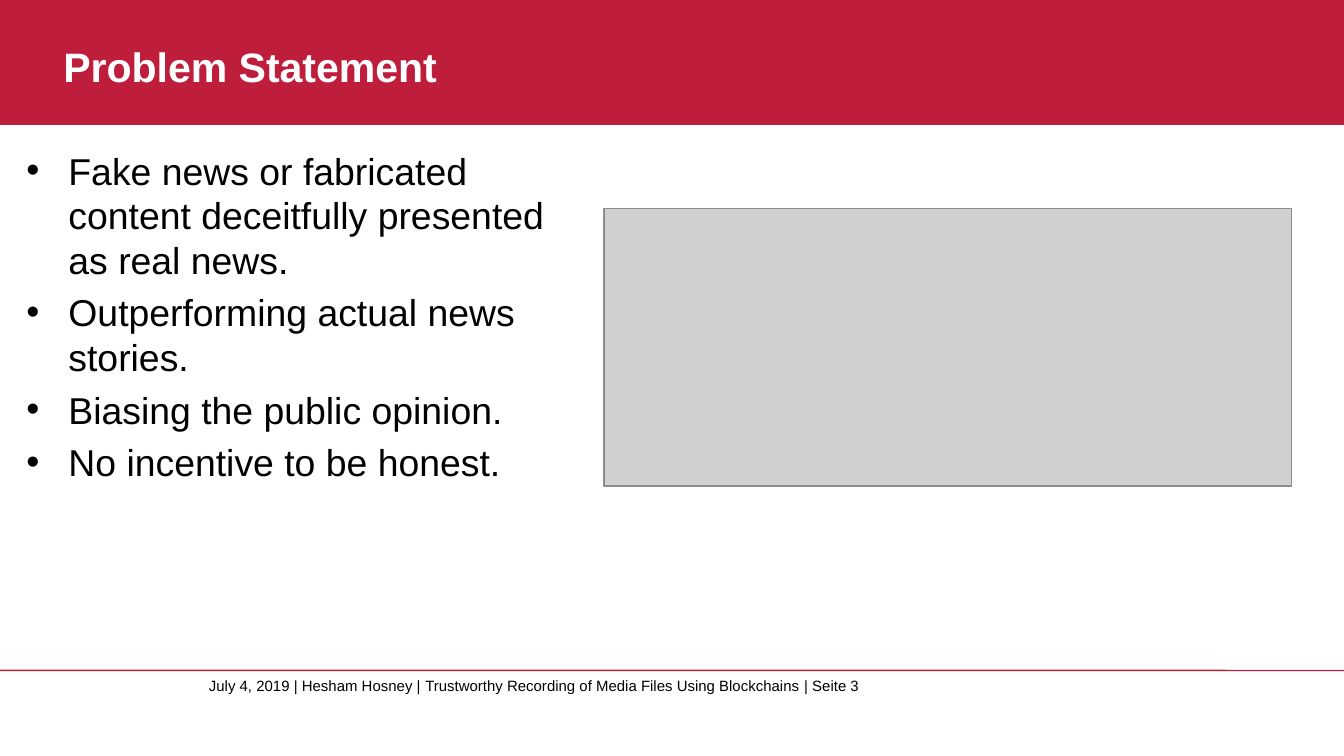
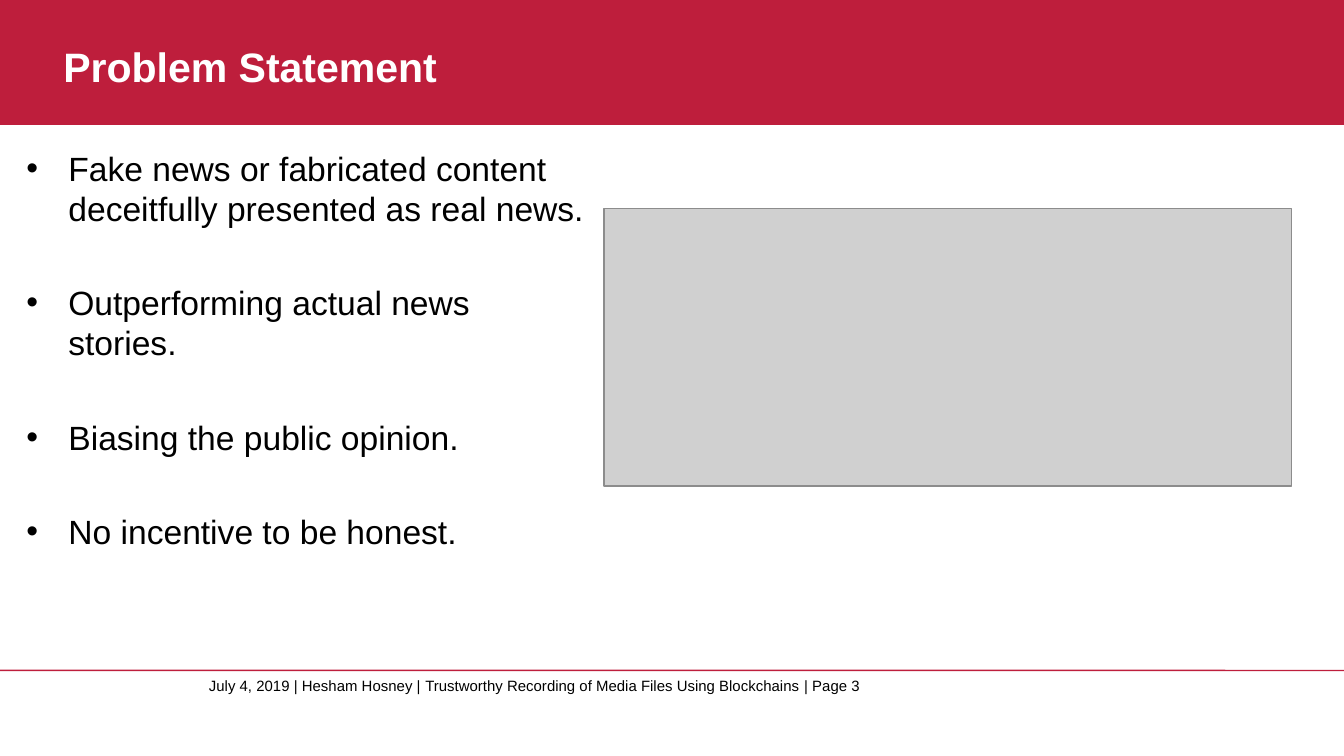
Before and after one commit to whosham/FakeNewsDetection, a slide deck: slide 3 of FakeNewsDetection.pptx. Drawn at 1344x756 pixels with LibreOffice and Linux fonts; fonts in the diff are those of the drawing; grey boxes stand for pictures; background and template pictures are left out. Boxes give left, top, right and bottom in pixels: in the first picture for what was removed or moved away, otherwise in the second. Text is boxed around its words. In the diff, an @@ line names an element or a change of style, - is before the commit and + after.

```diff
--- a/FakeNewsDetection.pptx
+++ b/FakeNewsDetection.pptx
@@ text "Fake news or fabricated content ..." at (68,156,584,545): size 20 to 18 pt @@
@@ text at (209,680,859,694): text changed @@
-July 4, 2019 | Hesham Hosney | Trustworthy Recording of Media Files Using Blockchains | Seite 3
+July 4, 2019 | Hesham Hosney | Trustworthy Recording of Media Files Using Blockchains | Page 3
```
Also in this commit, not shown: 41 other slides changed, 16 other files.
